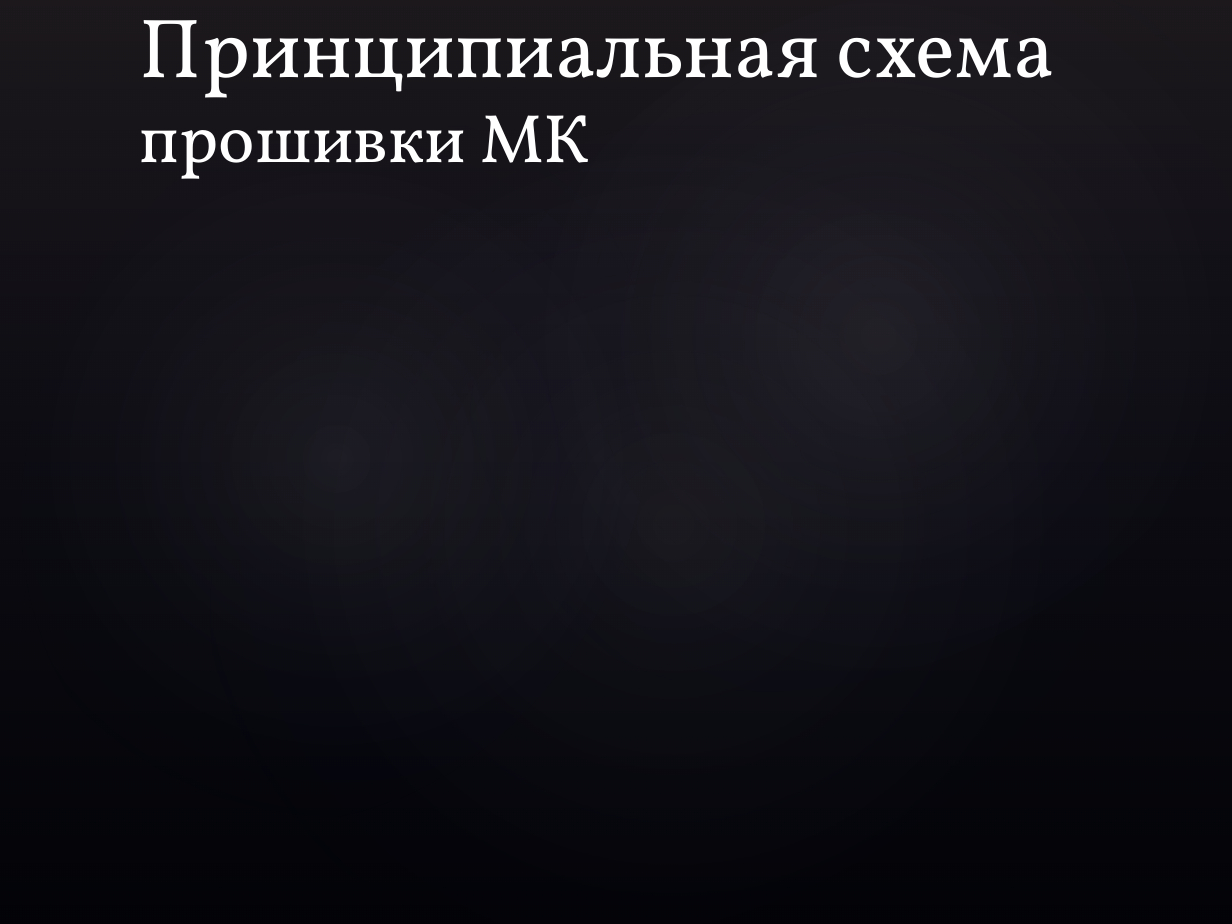
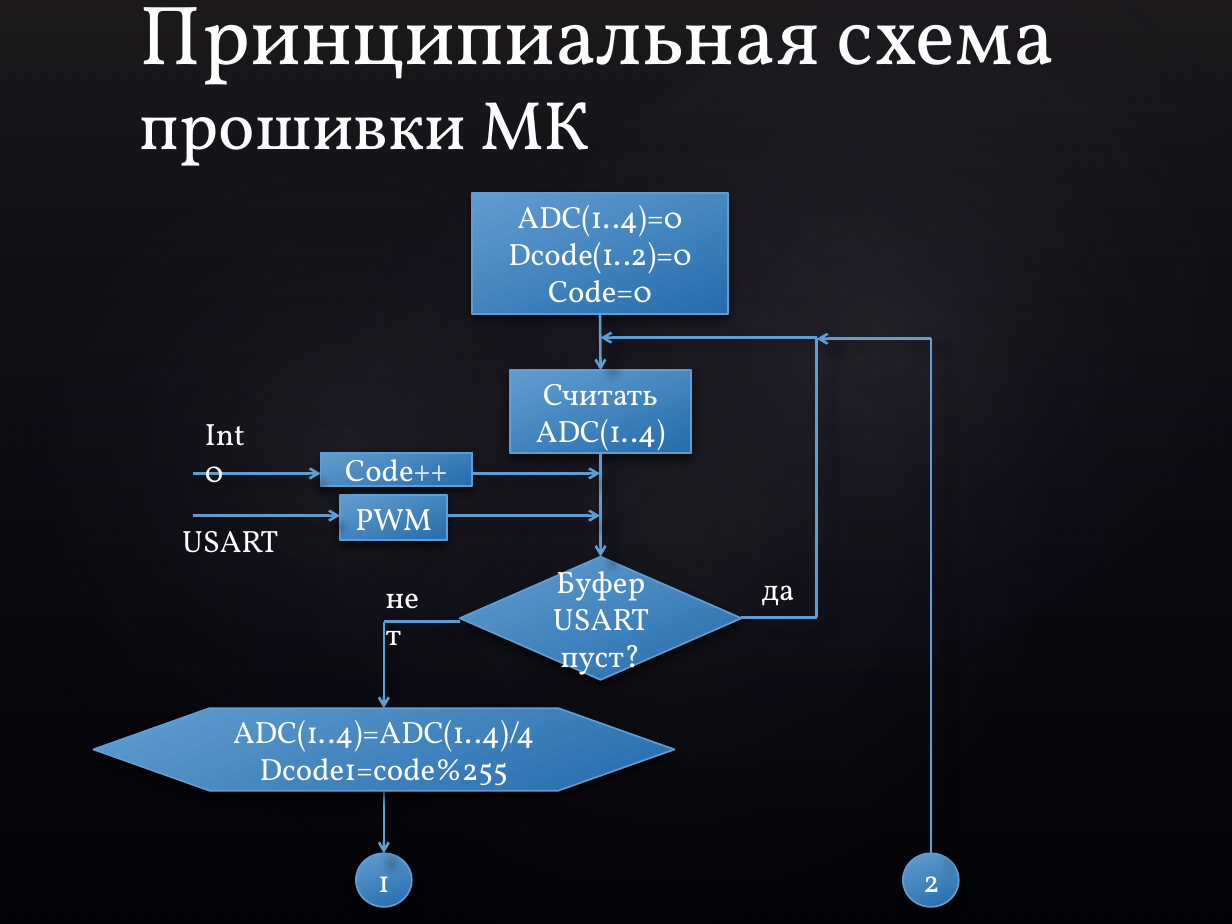
Before and after one commit to neKonferenciya/LabWork, a slide deck: slide 10 of Тексты/Презентация.pptx. Drawn at 1232x924 pixels with LibreOffice and Linux fonts; fonts in the diff are those of the drawing; background and template pictures are left out. Boxes give left, top, right and bottom in pixels: in the first picture for what was removed or moved away, otherwise in the second. Text is boxed around its words. In the diff, an @@ line names an element or a change of style, - is before the commit and + after.

```diff
--- a/Тексты/Презентация.pptx
+++ b/Тексты/Презентация.pptx
@@ title "Принципиальная схема прошивки МК" moved from (x1=140, y1=20, x2=1055, y2=179) to (x1=140, y1=7, x2=1055, y2=166) @@
@@ rectangle added at (x1=472, y1=192, x2=727, y2=313), fill gradient #629DD1 to #256DAD, outline #629DD1 1 pt, 18 pt, text #FFFFFF @@
+ADC(1..4)=0
+Dcode(1..2)=0
+Code=0
@@ arrow added from (600, 314) to (600, 371), #629DD1 1.5 pt @@
@@ arrow added from (817, 338) to (600, 338), #629DD1 1.5 pt @@
@@ line added from (817, 338) to (817, 617), #629DD1 1.5 pt @@
@@ arrow added from (931, 339) to (817, 339), #629DD1 1.5 pt @@
@@ line added from (931, 338) to (931, 854), #629DD1 1.5 pt @@
@@ rectangle added at (x1=510, y1=371, x2=691, y2=453), fill gradient #629DD1 to #256DAD, outline #629DD1 1 pt, 18 pt, text #FFFFFF @@
+Считать
+ADC(1..4)
@@ text added at (x1=192, y1=409, x2=271, y2=458), 18 pt, text #FFFFFF @@
+Int0
@@ arrow added from (192, 473) to (320, 473), #629DD1 1.5 pt @@
@@ rectangle added at (x1=320, y1=453, x2=472, y2=487), fill gradient #629DD1 to #256DAD, outline #629DD1 1 pt, 18 pt, text #FFFFFF @@
+Code++
@@ arrow added from (472, 473) to (600, 473), #629DD1 1.5 pt @@
@@ arrow added from (600, 453) to (600, 557), #629DD1 1.5 pt @@
@@ rectangle added at (x1=340, y1=495, x2=447, y2=541), fill gradient #629DD1 to #256DAD, outline #629DD1 1 pt, 18 pt, text #FFFFFF @@
+PWM
@@ text added at (x1=182, y1=531, x2=278, y2=553), 18 pt, text #FFFFFF @@
+USART
@@ arrow added from (192, 516) to (340, 516), #629DD1 1.5 pt @@
@@ arrow added from (446, 516) to (600, 516), #629DD1 1.5 pt @@
@@ diamond added at (x1=460, y1=557, x2=742, y2=680), fill gradient #629DD1 to #256DAD, outline #629DD1 1 pt, 18 pt, text #FFFFFF @@
+Буфер USART пуст?
@@ text added at (x1=373, y1=572, x2=446, y2=621), 18 pt, text #FFFFFF @@
+нет
@@ text added at (x1=762, y1=585, x2=795, y2=606), 18 pt, text #FFFFFF @@
+да
@@ arrow added from (384, 622) to (384, 708), #629DD1 1.5 pt @@
@@ line added from (384, 622) to (460, 622), #629DD1 1.5 pt @@
@@ line added from (742, 617) to (817, 617), #629DD1 1.5 pt @@
@@ flow chart preparation added at (x1=94, y1=708, x2=675, y2=791), fill gradient #629DD1 to #256DAD, outline #629DD1 1 pt, 18 pt, text #FFFFFF @@
+ADC(1..4)=ADC(1..4)/4
+Dcode1=code%255
@@ arrow added from (384, 791) to (384, 854), #629DD1 1.5 pt @@
@@ ellipse added at (x1=356, y1=854, x2=411, y2=908), fill gradient #629DD1 to #256DAD, outline #629DD1 1 pt, 18 pt, text #FFFFFF @@
+1
@@ ellipse added at (x1=903, y1=854, x2=958, y2=908), fill gradient #629DD1 to #256DAD, outline #629DD1 1 pt, 18 pt, text #FFFFFF @@
+2
```
Also in this commit, not shown: 6 other slides changed, 3 slides added, 17 other files.
